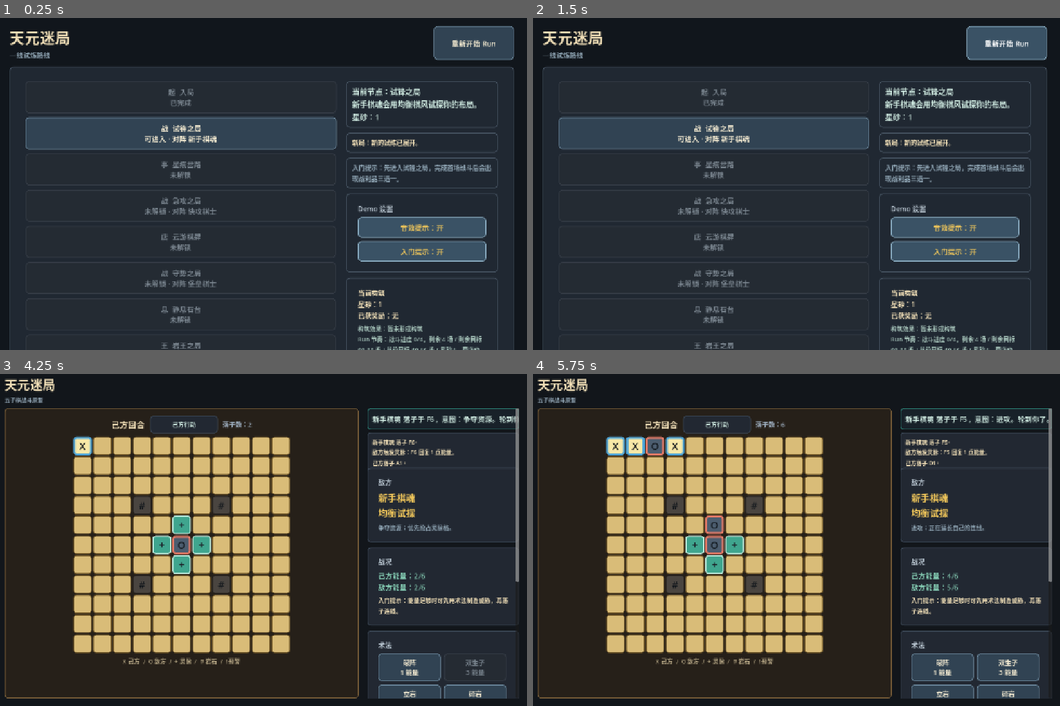
Above: before the commit, frames 1-4 (two rows, left to right).
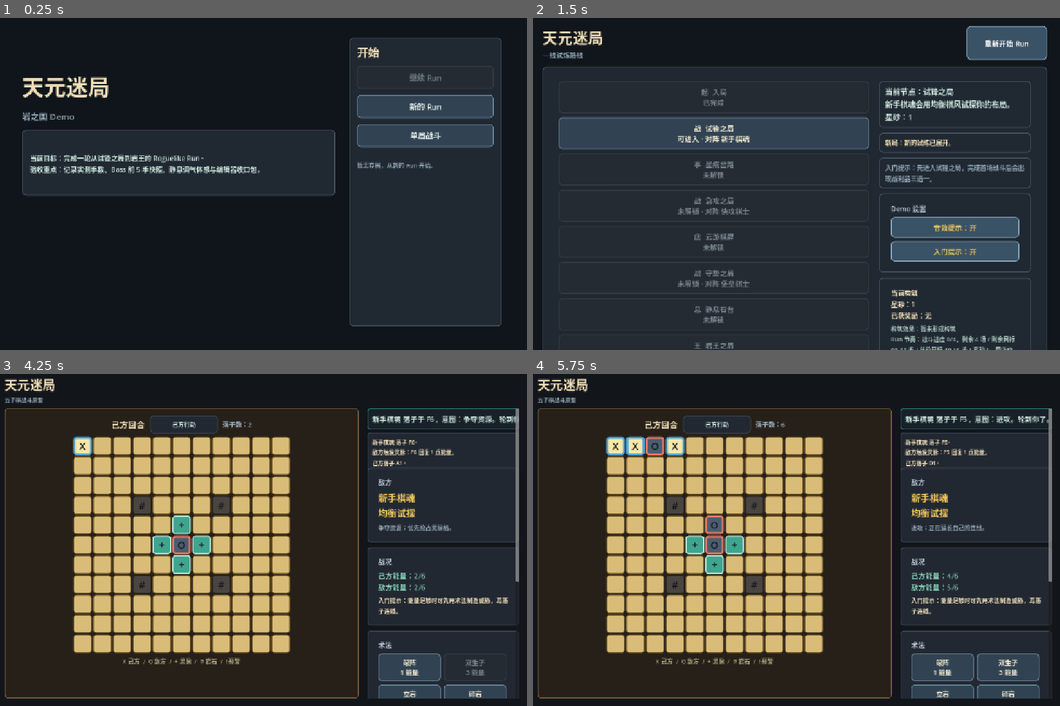
Above: after the commit, the same moments.

Repository: eason522/game
Game: Godot game, scene res://scenes/ui/MainMenu.tscn
Same seed, same stepped clock (60 frames per second), same inputs: the game is played once before the commit and once after it. Before the commit the project starts from res://scenes/roguelike/RunMapScene.tscn.
Inputs (mouse positions are in pixels of both pictures, inside the frame that each line leads up to):
- Up to frame 1 (0.25 s): no input
- Up to frame 2 (1.5 s): click (959, 107) at 0.5 s, where only the run after the commit has a clickable "新的 Run"; click "重新开始 Run" at 1.25 s
- Up to frame 3 (4.25 s): click "重新开始 Run" at 2 s; click "战 试锋之局 可进入 · 对阵 新手棋魂" at 2.75 s; click (84, 447) at 3.52 s
- Up to frame 4 (5.75 s): click (633, 447) at 4.27 s; click (675, 447) at 5.02 s

The runs differ from the first frame. In frame 1, 24% of the frame differs, in the area x 1-98%, y 2-100%; in frame 2, less than 0.1%; in frame 3, less than 0.1%; in frame 4, less than 0.1%.

Commit message:
新增Demo主菜单入口
本轮新增 MainMenu 场景与脚本，将项目默认启动入口切到主菜单。

主菜单支持继续 Run、新开 Run 和单局战斗入口，并补充主菜单冒烟测试与文档进度同步。

Diff:
--- a/project.godot
+++ b/project.godot
@@ -15,7 +15,7 @@
 [application]
 
 config/name="Tian Yuan Mi Ju"
-run/main_scene="res://scenes/roguelike/RunMapScene.tscn"
+run/main_scene="res://scenes/ui/MainMenu.tscn"
 config/features=PackedStringArray("4.7")
 
 [display]
--- /dev/null
+++ b/scenes/ui/MainMenu.tscn
@@ -0,0 +1,12 @@
+[gd_scene load_steps=2 format=3]
+
+[ext_resource type="Script" path="res://scripts/ui/MainMenu.gd" id="1_mainmenu"]
+
+[node name="MainMenu" type="Control"]
+layout_mode = 3
+anchors_preset = 15
+anchor_right = 1.0
+anchor_bottom = 1.0
+grow_horizontal = 2
+grow_vertical = 2
+script = ExtResource("1_mainmenu")
--- /dev/null
+++ b/scripts/ui/MainMenu.gd
@@ -0,0 +1,168 @@
+extends Control
+
+const RUN_STATE_META := "tymj_run_state"
+const RUN_MAP_SCENE_PATH := "res://scenes/roguelike/RunMapScene.tscn"
+const BATTLE_SCENE_PATH := "res://scenes/game/BattleScene.tscn"
+const RunSaveScript := preload("res://scripts/roguelike/RunSave.gd")
+
+var title_label: Label
+var subtitle_label: Label
+var status_label: Label
+var start_button: Button
+var continue_button: Button
+var battle_button: Button
+var panel_style: StyleBoxFlat
+var button_style: StyleBoxFlat
+var button_hover_style: StyleBoxFlat
+var button_disabled_style: StyleBoxFlat
+
+
+func _ready() -> void:
+	_create_styles()
+	_build_layout()
+	_refresh_continue_state()
+
+
+func _create_styles() -> void:
+	panel_style = _make_panel_style(Color("#202832"), Color("#43505e"))
+	button_style = _make_panel_style(Color("#314353"), Color("#668195"))
+	button_hover_style = _make_panel_style(Color("#3a5265"), Color("#86a8bd"))
+	button_disabled_style = _make_panel_style(Color("#242b33"), Color("#343b45"))
+
+
+func _make_panel_style(fill: Color, border: Color) -> StyleBoxFlat:
+	var style := StyleBoxFlat.new()
+	style.bg_color = fill
+	style.border_color = border
+	style.set_border_width_all(2)
+	style.set_corner_radius_all(8)
+	style.content_margin_left = 18
+	style.content_margin_right = 18
+	style.content_margin_top = 14
+	style.content_margin_bottom = 14
+	return style
+
+
+func _build_layout() -> void:
+	var background := ColorRect.new()
+	background.color = Color("#10151b")
+	background.set_anchors_preset(Control.PRESET_FULL_RECT)
+	add_child(background)
+
+	var root_margin := MarginContainer.new()
+	root_margin.set_anchors_preset(Control.PRESET_FULL_RECT)
+	root_margin.add_theme_constant_override("margin_left", 72)
+	root_margin.add_theme_constant_override("margin_top", 58)
+	root_margin.add_theme_constant_override("margin_right", 72)
+	root_margin.add_theme_constant_override("margin_bottom", 56)
+	add_child(root_margin)
+
+	var root := HBoxContainer.new()
+	root.add_theme_constant_override("separation", 34)
+	root_margin.add_child(root)
+
+	var left := VBoxContainer.new()
+	left.size_flags_horizontal = Control.SIZE_EXPAND_FILL
+	left.size_flags_vertical = Control.SIZE_EXPAND_FILL
+	left.add_theme_constant_override("separation", 18)
+	root.add_child(left)
+
+	var title_spacer := Control.new()
+	title_spacer.custom_minimum_size = Vector2(0, 58)
+	left.add_child(title_spacer)
+
+	title_label = Label.new()
+	title_label.text = "天元迷局"
+	title_label.add_theme_font_size_override("font_size", 52)
+	title_label.add_theme_color_override("font_color", Color("#f1dfb7"))
+	left.add_child(title_label)
+
+	subtitle_label = Label.new()
+	subtitle_label.text = "岩之国 Demo"
+	subtitle_label.add_theme_font_size_override("font_size", 20)
+	subtitle_label.add_theme_color_override("font_color", Color("#91a7b6"))
+	left.add_child(subtitle_label)
+
+	var summary_panel := PanelContainer.new()
+	summary_panel.add_theme_stylebox_override("panel", panel_style)
+	summary_panel.custom_minimum_size = Vector2(0, 156)
+	left.add_child(summary_panel)
+
+	var summary := Label.new()
+	summary.autowrap_mode = TextServer.AUTOWRAP_WORD_SMART
+	summary.add_theme_font_size_override("font_size", 16)
+	summary.add_theme_color_override("font_color", Color("#cde8df"))
+	summary.text = "当前目标：完成一轮从试锋之局到岩王的 Roguelike Run。\n验收重点：记录实测手数、Boss 前 5 手快照、静息调气体感与编辑器收口包。"
+	summary_panel.add_child(summary)
+
+	var right_panel := PanelContainer.new()
+	right_panel.custom_minimum_size = Vector2(360, 0)
+	right_panel.add_theme_stylebox_override("panel", panel_style)
+	root.add_child(right_panel)
+
+	var actions := VBoxContainer.new()
+	actions.add_theme_constant_override("separation", 14)
+	right_panel.add_child(actions)
+
+	var action_title := Label.new()
+	action_title.text = "开始"
+	action_title.add_theme_font_size_override("font_size", 26)
+	action_title.add_theme_color_override("font_color", Color("#f1dfb7"))
+	actions.add_child(action_title)
+
+	continue_button = _make_action_button("继续 Run")
+	continue_button.pressed.connect(_continue_run)
+	actions.add_child(continue_button)
+
+	start_button = _make_action_button("新的 Run")
+	start_button.pressed.connect(_start_new_run)
+	actions.add_child(start_button)
+
+	battle_button = _make_action_button("单局战斗")
+	battle_button.pressed.connect(_start_single_battle)
+	actions.add_child(battle_button)
+
+	var divider := HSeparator.new()
+	actions.add_child(divider)
+
+	status_label = Label.new()
+	status_label.autowrap_mode = TextServer.AUTOWRAP_WORD_SMART
+	status_label.add_theme_font_size_override("font_size", 14)
+	status_label.add_theme_color_override("font_color", Color("#91a7b6"))
+	actions.add_child(status_label)
+
+
+func _make_action_button(text: String) -> Button:
+	var button := Button.new()
+	button.text = text
+	button.custom_minimum_size = Vector2(0, 54)
+	button.add_theme_font_size_override("font_size", 18)
+	button.add_theme_stylebox_override("normal", button_style)
+	button.add_theme_stylebox_override("hover", button_hover_style)
+	button.add_theme_stylebox_override("pressed", button_hover_style)
+	button.add_theme_stylebox_override("disabled", button_disabled_style)
+	button.add_theme_color_override("font_color", Color("#edf6f2"))
+	button.add_theme_color_override("font_disabled_color", Color("#74838c"))
+	return button
+
+
+func _refresh_continue_state() -> void:
+	var has_run := get_tree().root.has_meta(RUN_STATE_META) or RunSaveScript.has_save()
+	continue_button.disabled = not has_run
+	status_label.text = "检测到可继续的 Run。" if has_run else "暂无存档，从新的 Run 开始。"
+
+
+func _start_new_run() -> void:
+	if get_tree().root.has_meta(RUN_STATE_META):
+		get_tree().root.remove_meta(RUN_STATE_META)
+
+	RunSaveScript.delete_save()
+	get_tree().change_scene_to_file(RUN_MAP_SCENE_PATH)
+
+
+func _continue_run() -> void:
+	get_tree().change_scene_to_file(RUN_MAP_SCENE_PATH)
+
+
+func _start_single_battle() -> void:
+	get_tree().change_scene_to_file(BATTLE_SCENE_PATH)
--- /dev/null
+++ b/tests/main_menu_smoke.gd
@@ -0,0 +1,73 @@
+extends SceneTree
+
+const MainMenuScene := preload("res://scenes/ui/MainMenu.tscn")
+const RunSaveScript := preload("res://scripts/roguelike/RunSave.gd")
+const RunStateScript := preload("res://scripts/roguelike/RunState.gd")
+const MapGeneratorScript := preload("res://scripts/roguelike/MapGenerator.gd")
+const RUN_STATE_META := "tymj_run_state"
+
+var failures: Array = []
+
+
+func _init() -> void:
+	call_deferred("_run")
+
+
+func _run() -> void:
+	RunSaveScript.delete_save()
+
+	if root.has_meta(RUN_STATE_META):
+		root.remove_meta(RUN_STATE_META)
+
+	var scene = MainMenuScene.instantiate()
+	root.add_child(scene)
+	await process_frame
+
+	if ProjectSettings.get_setting("application/run/main_scene", "") != "res://scenes/ui/MainMenu.tscn":
+		failures.append("main menu: expected project main scene to point at the demo menu")
+
+	if scene.title_label == null or scene.title_label.text != "天元迷局":
+		failures.append("main menu: expected title label")
+
+	if scene.subtitle_label == null or not scene.subtitle_label.text.contains("Demo"):
+		failures.append("main menu: expected demo subtitle")
+
+	if scene.start_button == null or scene.start_button.text != "新的 Run":
+		failures.append("main menu: expected new run button")
+
+	if scene.continue_button == null or not scene.continue_button.disabled:
+		failures.append("main menu: expected continue button to be disabled without a save")
+
+	if scene.battle_button == null or scene.battle_button.text != "单局战斗":
+		failures.append("main menu: expected single-battle button")
+
+	if scene.status_label == null or not scene.status_label.text.contains("暂无存档"):
+		failures.append("main menu: expected no-save status text")
+
+	var run_state := RunStateScript.new(MapGeneratorScript.new().generate_linear_route())
+	RunSaveScript.save_state(run_state)
+	scene._refresh_continue_state()
+
+	if scene.continue_button.disabled:
+		failures.append("main menu: expected continue button to enable when save exists")
+
+	if scene.status_label == null or not scene.status_label.text.contains("可继续"):
+		failures.append("main menu: expected continue status text")
+
+	scene.queue_free()
+	RunSaveScript.delete_save()
+
+	if root.has_meta(RUN_STATE_META):
+		root.remove_meta(RUN_STATE_META)
+
+	await process_frame
+
+	if failures.is_empty():
+		print("Main menu smoke tests passed.")
+		quit(0)
+		return
+
+	for failure in failures:
+		push_error(failure)
+
+	quit(1)
Not shown, changed: DEVELOPMENT_PLAN.md
Not shown, changed: README.md
